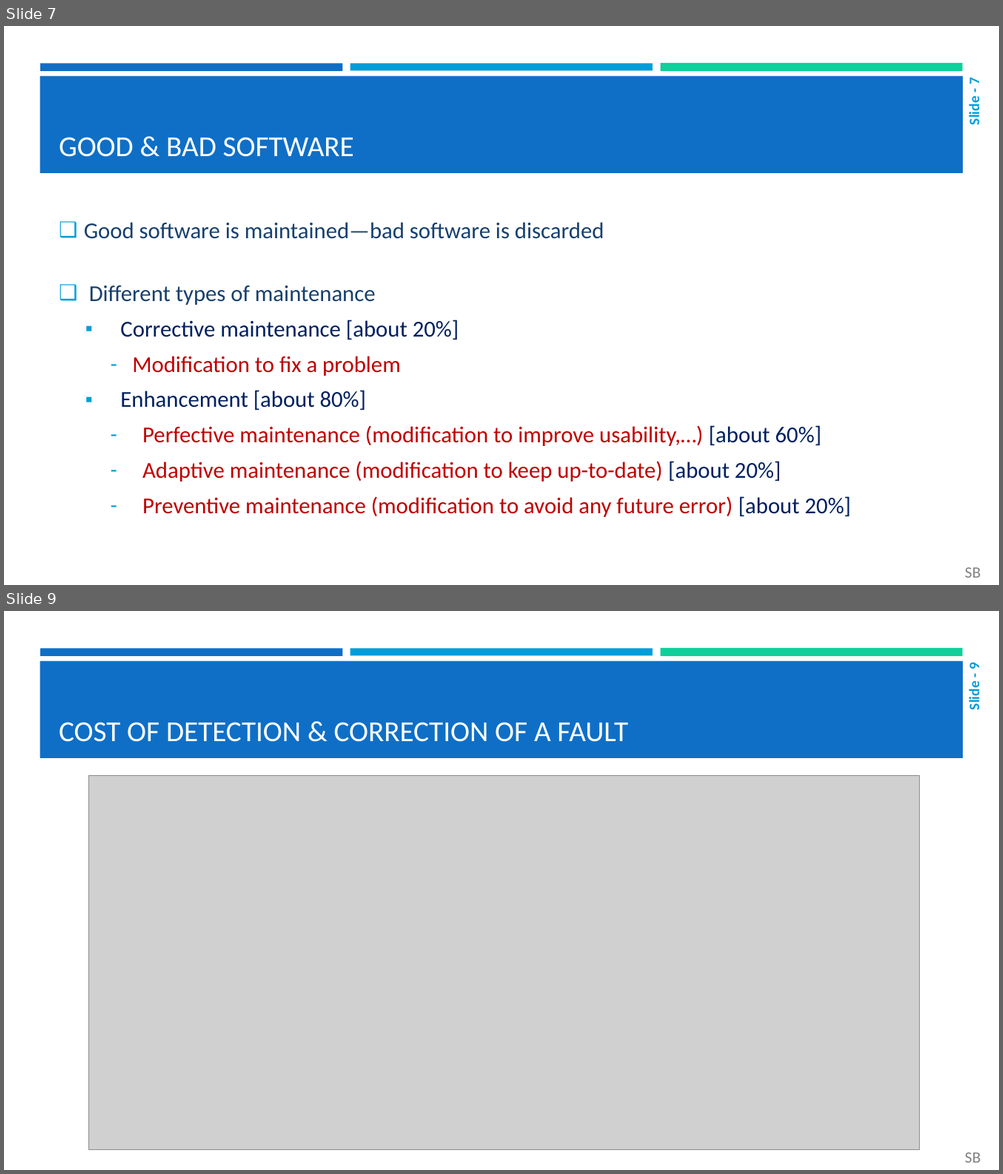
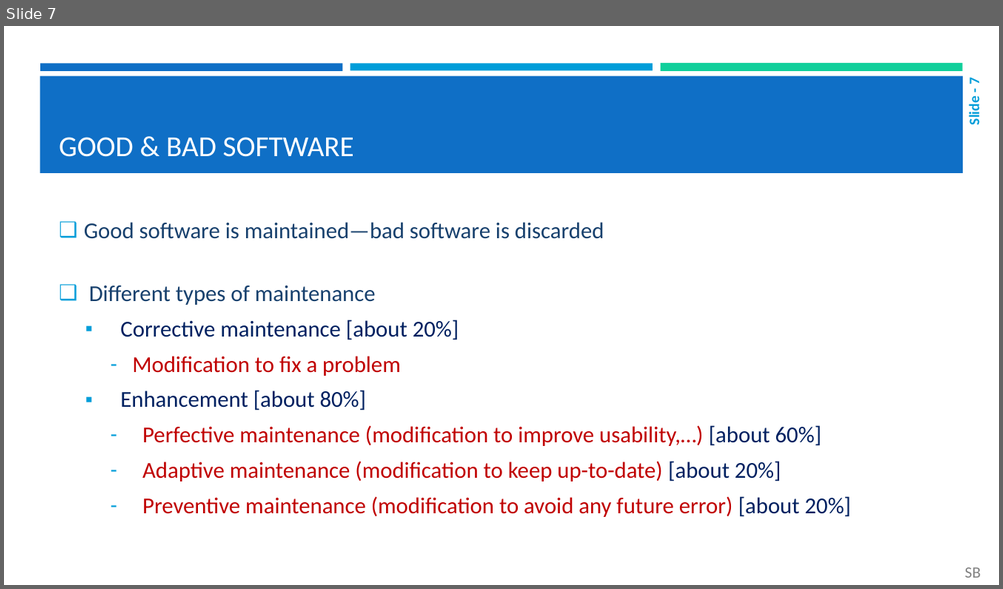
Before and after one commit to borshon56/LabTask1, a slide deck: SE - L01 - Software and Software Engineering_updated.pptx. Shown one above the other, each under a label of ours: slides 7 and 9 before the commit, slide 7 after it; the slides between them are not shown. The pictures are 1003x1174 and 1003x589 pixels, drawn with LibreOffice and Linux fonts; fonts in the diff are those of the drawing; grey boxes stand for pictures. Boxes give left, top, right and bottom in pixels: in the first picture for what was removed or moved away, otherwise in the second. Text is boxed around its words. In the diff, an @@ line names an element or a change of style, - is before the commit and + after.

```diff
--- a/SE - L01 - Software and Software Engineering_updated.pptx
+++ b/SE - L01 - Software and Software Engineering_updated.pptx
@@ slide 9 removed at (x1=4, y1=611, x2=999, y2=1170), background #FFFFFF; not listed: 4 template elements that a slide beside it also shows @@
@@ text removed at (x1=965, y1=664, x2=983, y2=709) @@
-Slide - 9
@@ title removed at (x1=59, y1=722, x2=628, y2=742) @@
-COST OF DETECTION & CORRECTION OF A FAULT
@@ picture removed at (x1=89, y1=776, x2=920, y2=1150) @@
@@ text removed at (x1=965, y1=1153, x2=980, y2=1163) @@
-SB
```
Also in this commit, not shown: 1 slide changed, 7 other slides removed.
